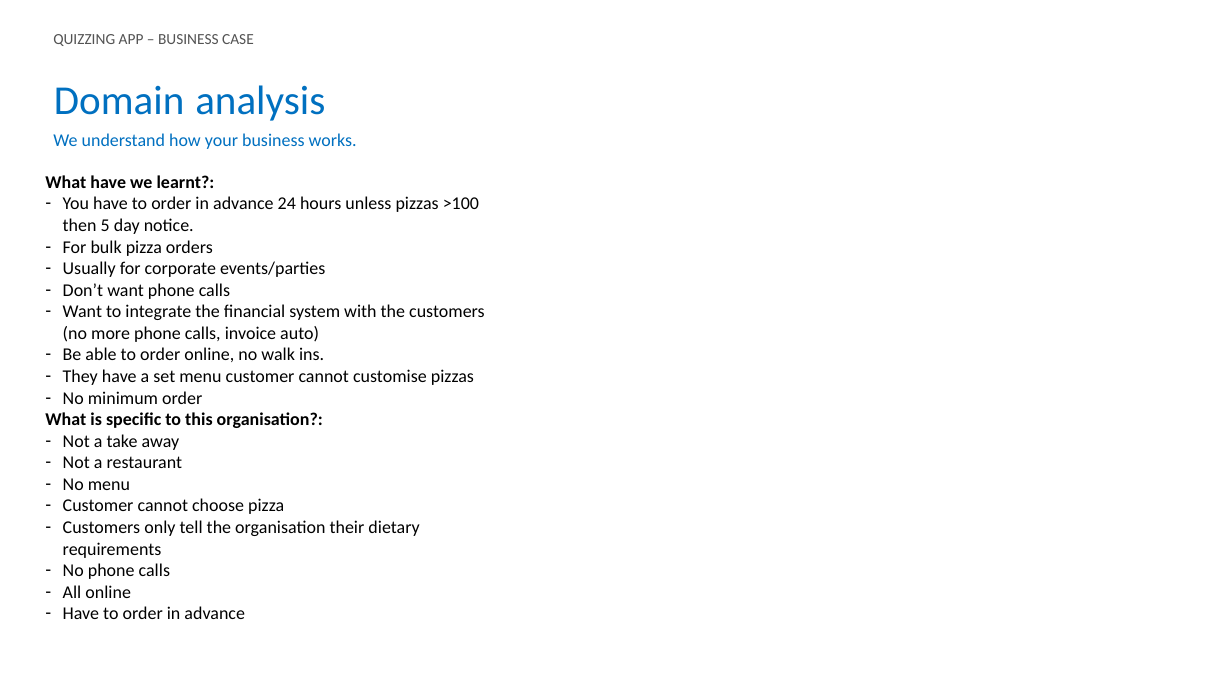
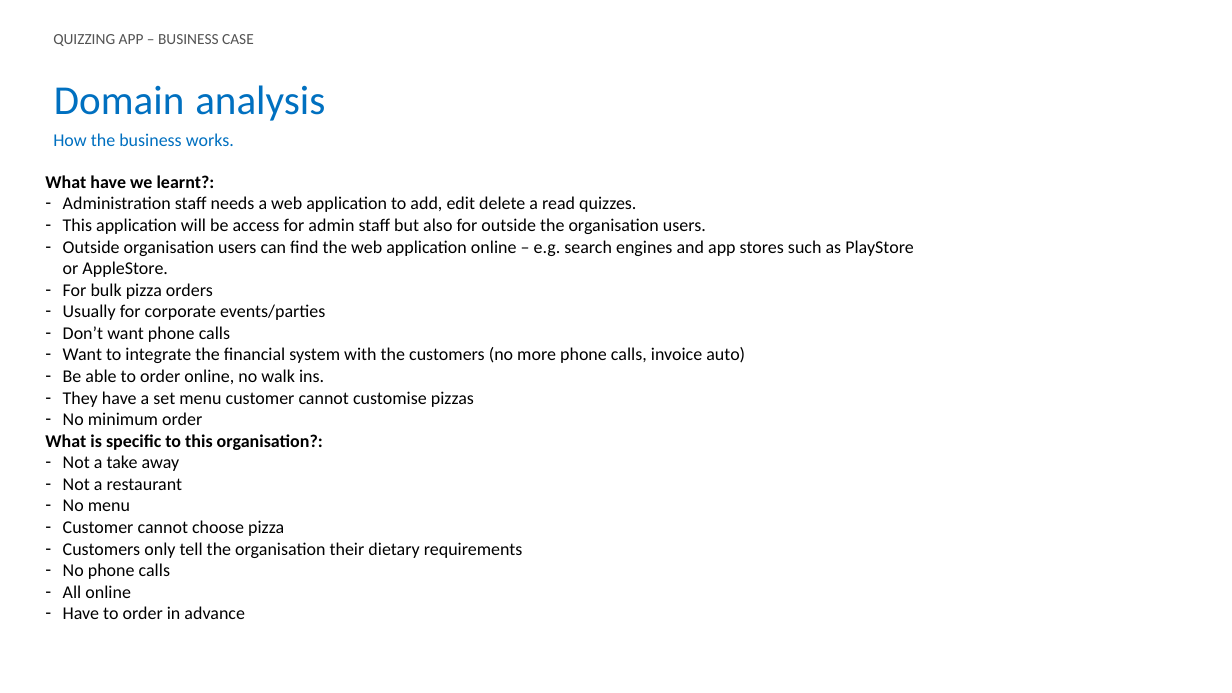
Before and after one commit to Joanajua/Quiz, a slide deck: slide 2 of Quiz - Documentation/QuizApp - Business Case.pptx. Drawn at 1232x693 pixels with LibreOffice and Linux fonts; fonts in the diff are those of the drawing. Boxes give left, top, right and bottom in pixels: in the first picture for what was removed or moved away, otherwise in the second. Text is boxed around its words. In the diff, an @@ line names an element or a change of style, - is before the commit and + after.

```diff
--- a/Quiz - Documentation/QuizApp - Business Case.pptx
+++ b/Quiz - Documentation/QuizApp - Business Case.pptx
@@ text at [53, 133, 234, 146]: text changed @@
-We understand how your business works.
+How the business works.
@@ text at [63, 196, 913, 277]: text changed @@
-– You have to order in advance 24 hours unless pizzas >100 then 5 day notice.
+– Administration staff needs a web application to add, edit delete a read quizzes.
+– This application will be access for admin staff but also for outside the organisation users.
+– Outside organisation users can find the web application online – e.g. search engines and app stores such as PlayStore or AppleStore.
```
Also in this commit, not shown: 6 other slides changed, 6 other files.
